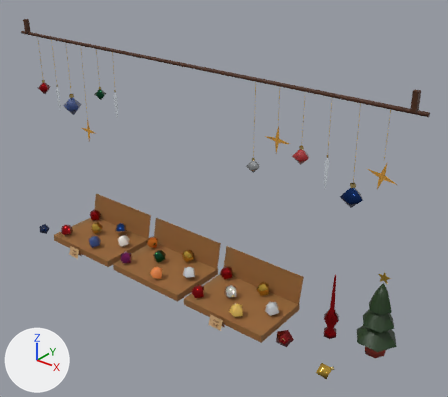
A saved change to the glTF model site/public/models/prop_deco_schmuck.lite.glb.
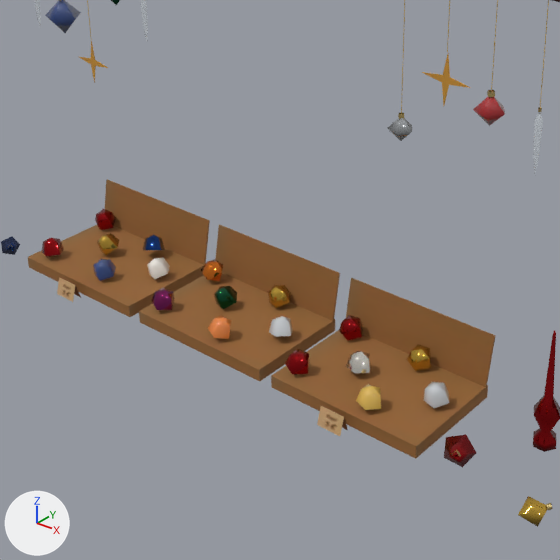
Each version is shown whole from a 50 mm lens placed at (1.75, -1.92, 1.7), pointed at (0.18, 0.05, 0.48), then close up on the part from 9% to 76% of the width and 25% to 100% of the height. The axes (+X, +Y, +Z) are drawn at lower left. The lights are the same throughout. The older version's two pictures come first. Where no turn or scale is listed for an object, it has been applied to the vertices. Vertices at exactly the same position are counted once.

The first close-up shows 'prop_deco_schmuck_static'.
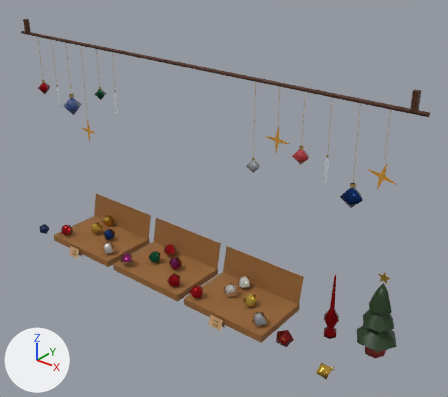
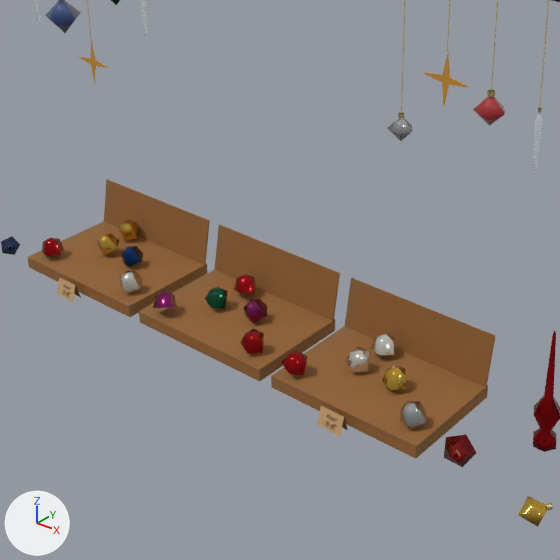
Location of each change, [x1, y1, x2, y2] in pixels of the close-ups (560 x 560 px; the box of a moved part takes in the faces that stretch with it):
part 1 of me_prop_deco_schmuck_static, moved or reshaped
    before: [147, 258, 170, 279]
    after: [120, 271, 142, 293]
part 2 of me_prop_deco_schmuck_static, moved or reshaped
    before: [93, 259, 116, 281]
    after: [121, 246, 143, 267]
part 3 of me_prop_deco_schmuck_static, moved or reshaped
    before: [95, 209, 116, 230]
    after: [119, 219, 140, 241]
part 4 of me_prop_deco_schmuck_static, moved or reshaped
    before: [339, 315, 363, 340]
    after: [240, 329, 264, 353]
part 5 of me_prop_deco_schmuck_static, moved or reshaped
    before: [268, 285, 291, 308]
    after: [244, 299, 267, 323]
part 6 of me_prop_deco_schmuck_static, moved or reshaped
    before: [269, 316, 293, 337]
    after: [234, 274, 257, 293]
part 7 of me_prop_deco_schmuck_static, moved or reshaped
    before: [424, 382, 449, 408]
    after: [400, 401, 426, 429]
part 8 of me_prop_deco_schmuck_static, moved or reshaped
    before: [356, 384, 382, 410]
    after: [382, 365, 406, 390]
part 9 of me_prop_deco_schmuck_static, moved or reshaped
    before: [406, 344, 431, 371]
    after: [371, 334, 394, 355]
part 10 of me_prop_deco_schmuck_static, deleted
    before: [143, 235, 165, 250]
part 11 of me_prop_deco_schmuck_static, deleted (orange)
    before: [207, 315, 232, 339]
part 12 of me_prop_deco_schmuck_static, deleted
    before: [201, 259, 223, 281]
part 13 of me_prop_deco_schmuck_static, moved or reshaped
    before: [151, 286, 370, 375]
    after: [153, 287, 369, 376]

The change, as a list of edits to the scene's bpy script:
```text
Change me_prop_deco_schmuck_static:
    used by ob_prop_deco_schmuck_static; location = (0.0, -0.029, 0.575)
    remove me_prop_deco_schmuck_static.from_pydata(...)  # 737 vertices, 1010 faces; spans x -1.08..1.08, y -0.19..0.19, z -0.58..0.58
    add me_prop_deco_schmuck_static.from_pydata(...)  # 704 vertices, 965 faces; spans x -1.08..1.08, y -0.19..0.19, z -0.58..0.58
    me_prop_deco_schmuck_static part 1: the loose piece of 11 vertices spanning x -0.47..-0.41, y -0.01..0.05, z -0.53..-0.48 is moved by (0.0, -0.1, 0.0), in mat_vendor_atlas
    me_prop_deco_schmuck_static part 2: the loose piece of 11 vertices spanning x -0.59..-0.53, y -0.11..-0.05, z -0.53..-0.48 is moved by (0.0, 0.1, 0.0), in mat_vendor_atlas
    me_prop_deco_schmuck_static part 3: the loose piece of 11 vertices spanning x -0.83..-0.76, y 0.09..0.15, z -0.53..-0.48 is moved by (0.11, 0.0, 0.0)
    me_prop_deco_schmuck_static part 4: the loose piece of 11 vertices spanning x 0.14..0.2, y 0.09..0.15, z -0.53..-0.48 is moved by (-0.15, -0.21, 0.0)
    me_prop_deco_schmuck_static part 5: the loose piece of 11 vertices spanning x -0.11..-0.05, y 0.09..0.15, z -0.53..-0.48 is moved by (0.0, -0.1, 0.0)
    me_prop_deco_schmuck_static part 6: the loose piece of 11 vertices spanning x 0.0..0.06, y -0.03..0.03, z -0.53..-0.48 is moved by (-0.22, 0.1, 0.0), in mat_vendor_atlas
    me_prop_deco_schmuck_static part 7: the loose piece of 11 vertices spanning x 0.48..0.54, y -0.01..0.05, z -0.53..-0.48 is moved by (0.0, -0.1, 0.0), in mat_vendor_atlas
    me_prop_deco_schmuck_static part 8: the loose piece of 11 vertices spanning x 0.36..0.42, y -0.13..-0.06, z -0.53..-0.48 is moved by (0.0, 0.1, 0.0), in mat_vendor_atlas
    me_prop_deco_schmuck_static part 9: the loose piece of 11 vertices spanning x 0.36..0.42, y 0.09..0.15, z -0.53..-0.48 is multiplied about its middle by the matrix ((0.974, -0.002, -0.227), (0.087, 0.926, 0.367), (0.209, -0.377, 0.902)), then moved by (-0.1, -0.01, 0.0)
    me_prop_deco_schmuck_static part 10: the loose piece of 11 vertices spanning x -0.58..-0.52, y 0.06..0.13, z -0.53..-0.48 is deleted
    me_prop_deco_schmuck_static part 11: the loose piece of 11 vertices spanning x -0.12..-0.06, y -0.13..-0.07, z -0.53..-0.48 is deleted
    me_prop_deco_schmuck_static part 12: the loose piece of 11 vertices spanning x -0.35..-0.29, y 0.07..0.13, z -0.53..-0.48 is deleted
    me_prop_deco_schmuck_static part 13
    29 vertices are removed from x -0.34..0.32, y -0.12..0.06, z -0.53..-0.48
    45 faces are deleted
    3 vertices in x 0.14..0.19, y -0.11..-0.09, z -0.53..-0.49 move by (0.0, -0.01, 0.0)
    5 vertices move from x 0.14..0.18, y -0.12..-0.06, z -0.53..-0.48 to x 0.13..0.18, y -0.13..-0.07, z -0.53..-0.48
    29 vertices are added at x -0.32..0.31, y -0.14..0.04, z -0.53..-0.48
    45 new faces join them, mat_vendor_atlas
```
